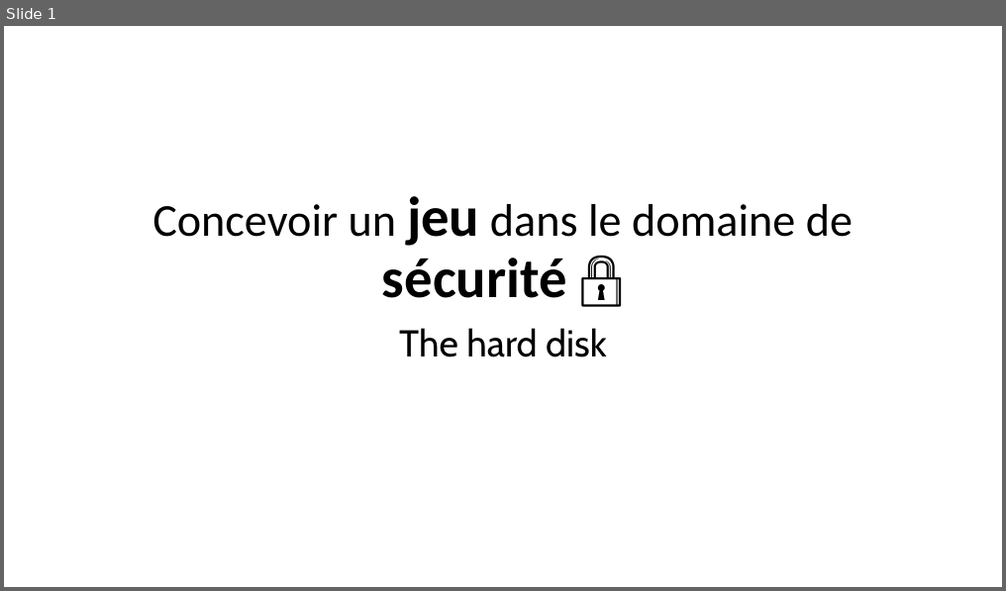
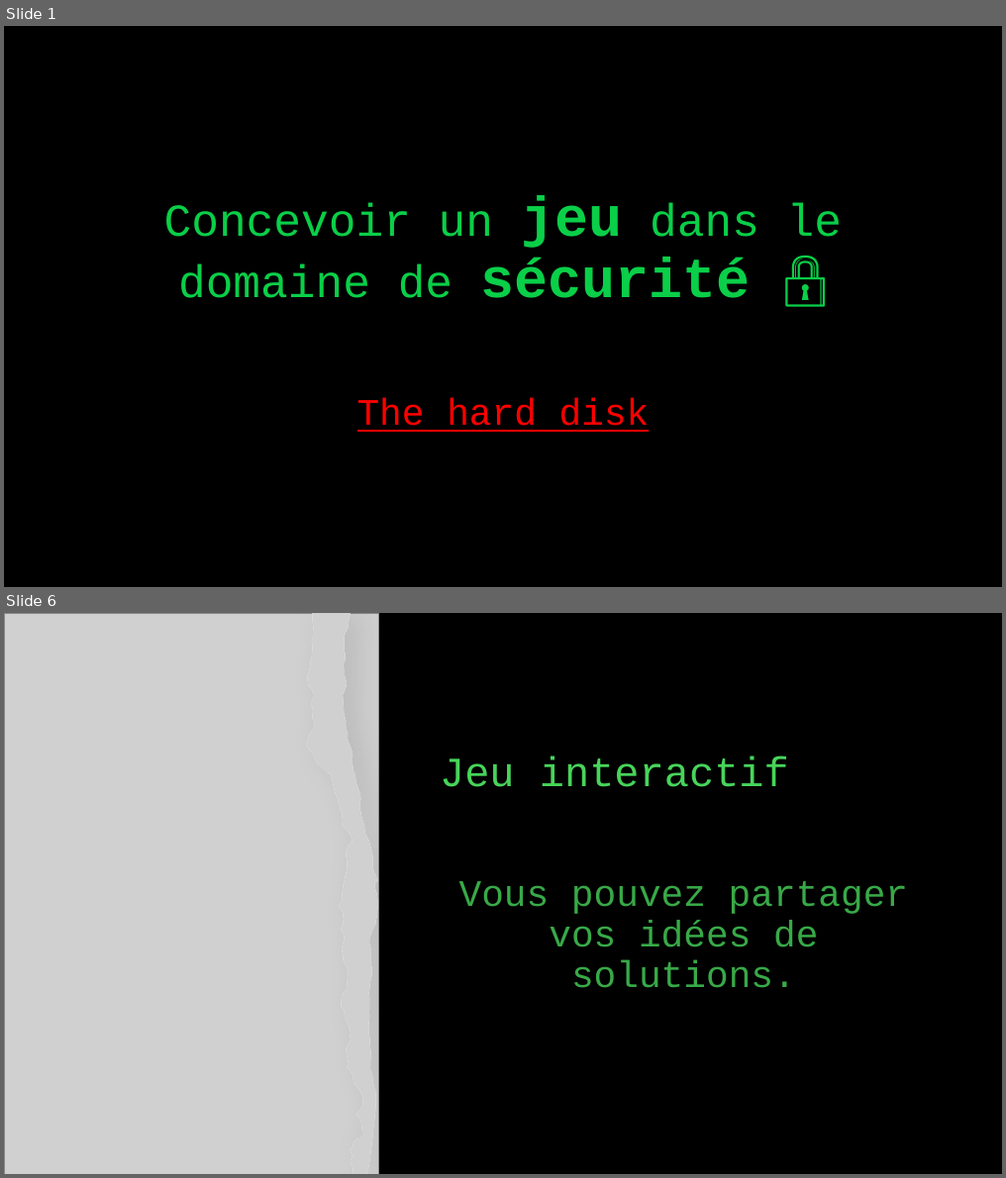
Before and after one commit to Fafishyle/Jeu_domaine_seccuritee, a slide deck: Slide_jeu.pptx. Shown one above the other, each under a label of ours: slide 1 before the commit, slides 1 and 6 after it; the slides between them are not shown. The pictures are 1006x591 and 1006x1178 pixels, drawn with LibreOffice and Linux fonts; fonts in the diff are those of the drawing; grey boxes stand for pictures. Boxes give left, top, right and bottom in pixels: in the first picture for what was removed or moved away, otherwise in the second. Text is boxed around its words. In the diff, an @@ line names an element or a change of style, - is before the commit and + after.

```diff
--- a/Slide_jeu.pptx
+++ b/Slide_jeu.pptx
@@ slide 6 added at [4, 613, 1002, 1174], background #000000 @@
@@ picture added at [4, 613, 378, 1174] @@
@@ freeform shape added at [307, 613, 378, 1174], fill #FFFFFF @@
@@ picture added at [307, 613, 378, 1174] @@
@@ title added at [440, 757, 789, 787], 40 pt, text #47D45A @@
+Jeu interactif
@@ text added at [459, 881, 908, 988], 36 pt, text #47D45A at 80% opacity @@
+Vous pouvez partager vos idées de solutions.
@@ slide 1 changed as well @@
@@ background #FFFFFF to #000000 @@
@@ title "Concevoir un jeu dans le ..." at [164, 196, 842, 298]: font Calibri to Courier New, text colour #000000 to #0ACF48; font Cabin to Courier New in "🔒" @@
@@ subtitle "The hard disk": place and size @@
-subtitle "The hard disk" at [399, 328, 607, 358]
+subtitle "The hard disk" at [357, 398, 649, 432]
@@ subtitle "The hard disk" at [357, 398, 649, 432]: font Cabin to Courier New, text colour #000000 to #FF0000, underline on @@
```
Also in this commit, not shown: 5 other slides added, 1 other file.
